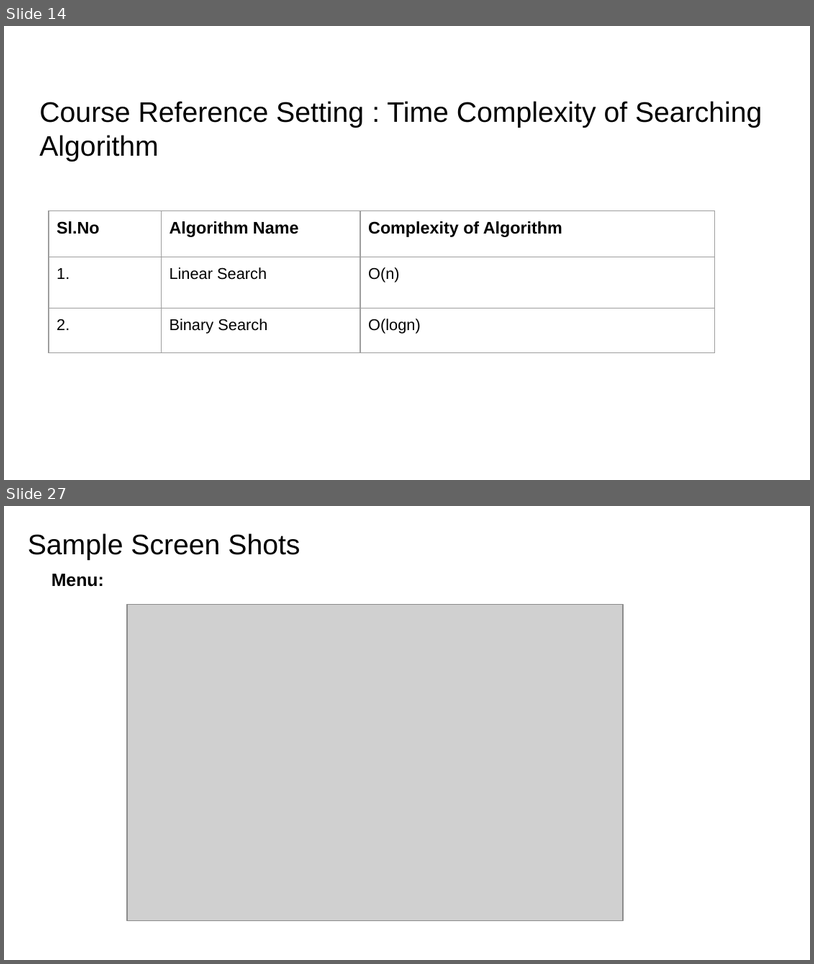
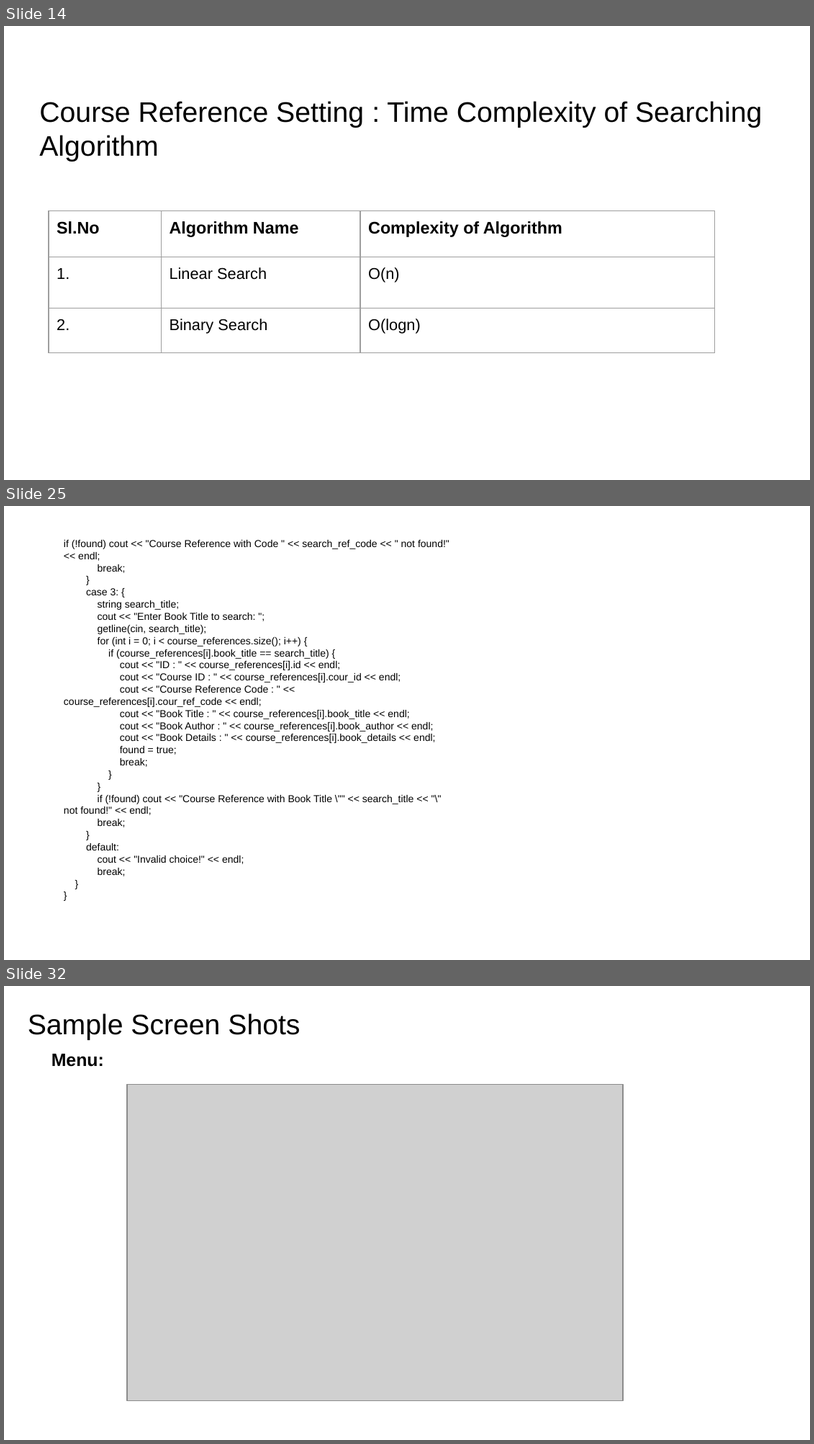
Before and after one commit to vissamsettynikitha/team_power_rangers, a slide deck: OBE_power_rangers_course_reference.pptx. Shown one above the other, each under a label of ours: slides 14 and 27 before the commit, slides 14, 25 and 32 after it; the slides between them are not shown. The pictures are 814x964 and 814x1444 pixels, drawn with LibreOffice and Linux fonts; fonts in the diff are those of the drawing; grey boxes stand for pictures; background and template pictures are left out. Boxes give left, top, right and bottom in pixels: in the first picture for what was removed or moved away, otherwise in the second. Text is boxed around its words. In the diff, an @@ line names an element or a change of style, - is before the commit and + after.

```diff
--- a/OBE_power_rangers_course_reference.pptx
+++ b/OBE_power_rangers_course_reference.pptx
@@ slide 25 added at [4,506,810,960], background #FFFFFF @@
@@ text added at [64,540,450,876], 9 pt, text #000000 @@
+if (!found) cout << "Course Reference with Code " << search_ref_code << " not found!" << endl;
+break;
+}
+case 3: {
+string search_title;
+cout << "Enter Book Title to search: ";
+getline(cin, search_title);
+for (int i = 0; i < course_references.size(); i++) {
+if (course_references[i].book_title == search_title) {
+cout << "ID : " << course_references[i].id << endl;
+cout << "Course ID : " << course_references[i].cour_id << endl;
+cout << "Course Reference Code : " << course_references[i].cour_ref_code << endl;
+cout << "Book Title : " << course_references[i].book_title << endl;
+cout << "Book Author : " << course_references[i].book_author << endl;
+cout << "Book Details : " << course_references[i].book_details << endl;
+found = true;
+break;
+}
+}
+if (!found) cout << "Course Reference with Book Title \"" << search_title << "\" not found!" << endl;
+break;
+}
+default:
+cout << "Invalid choice!" << endl;
+break;
+}
+}
@@ what was slide 27 is now slide 32 @@
```
Also in this commit, not shown: 8 slides changed, 8 other slides added, 4 slides removed.
